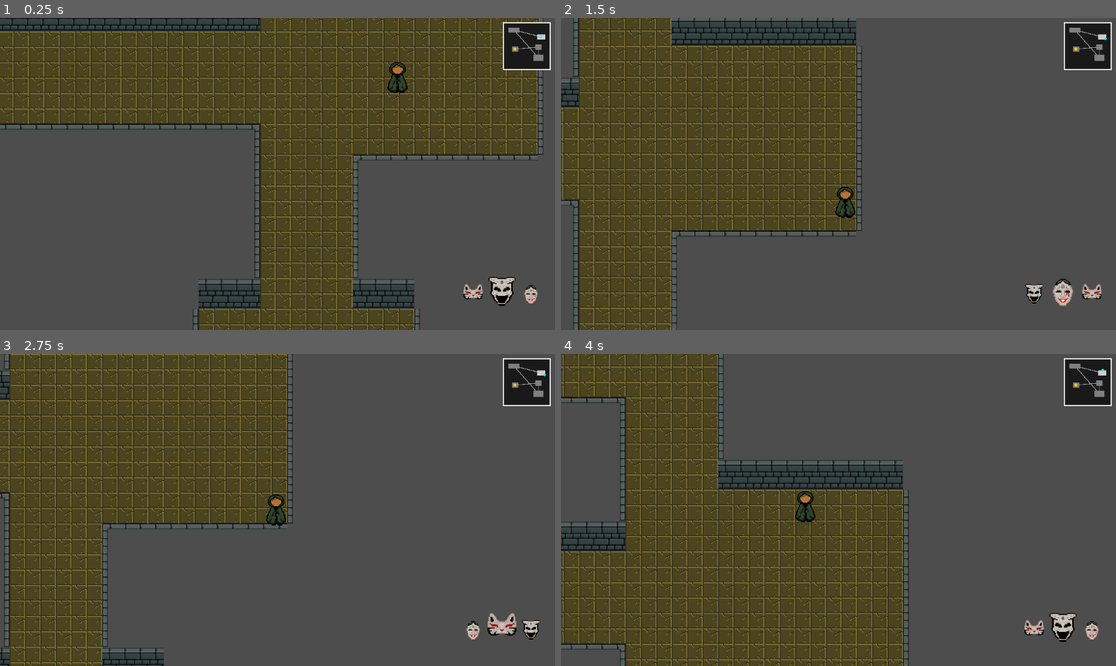
Above: before the commit, frames 1-4 (two rows, left to right).
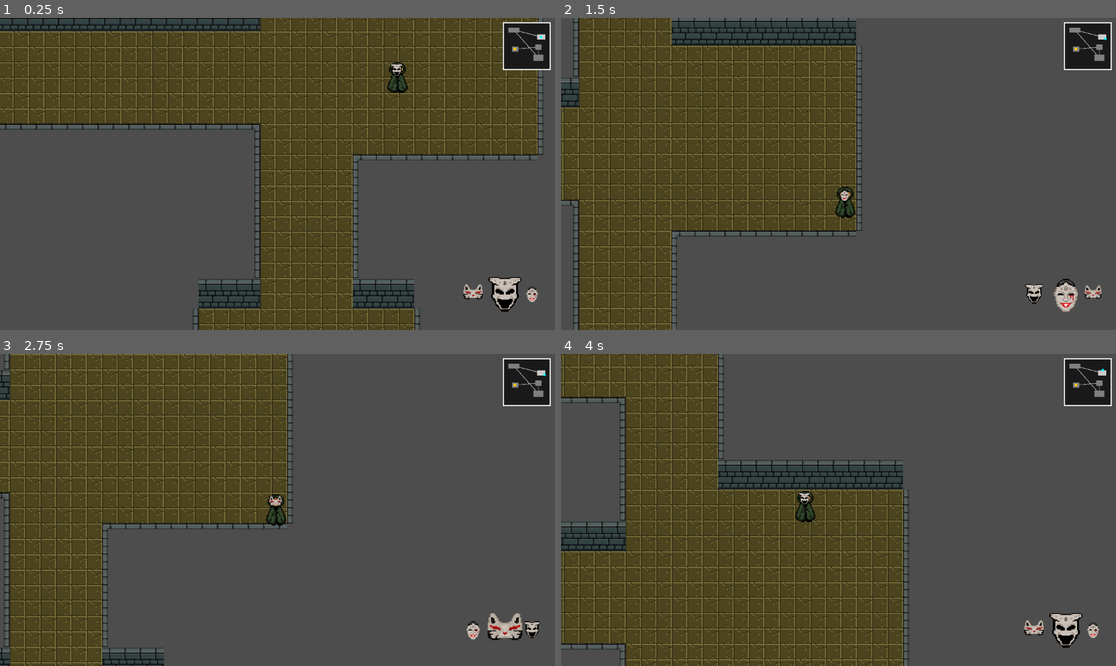
Above: after the commit, the same moments.

Repository: afilipovski/masked-descent
Game: Godot game, scene res://scenes/main.tscn
Same seed, same stepped clock (60 frames per second), same inputs: the game is played once before the commit and once after it.
Inputs:
- Up to frame 1 (0.25 s): no input
- Up to frame 2 (1.5 s): hold D (move_right) 0.53-1.28 s; hold Tab (cycle_mask) 0.53-1.28 s; hold S (move_down) from 1.28 s (still down); tap Shift (sprint) at 1.35 s
- Up to frame 3 (2.75 s): release S (move_down) at 2.03 s; hold D (move_right) from 2.03 s (still down); hold Tab (cycle_mask) from 2.03 s (still down)
- Up to frame 4 (4 s): release D (move_right) at 2.78 s; release Tab (cycle_mask) at 2.78 s; hold W (move_up) 2.78-3.53 s; tap Shift (sprint) at 2.85 s; hold A (move_left) from 3.53 s (still down); hold Tab (cycle_mask) from 3.53 s (still down)

The runs differ from the first frame. In frame 1, 0.5% of the frame differs, in the area x 70-97%, y 14-95%; in frame 2, 0.4%; in frame 3, 0.5%, in the area x 48-98%, y 45-92%; in frame 4, 0.5%.

Commit message:
Scale masks

Diff:
--- a/scenes/main.tscn
+++ b/scenes/main.tscn
@@ -102,7 +102,7 @@
 [node name="Minimap" parent="UI/MarginContainer" unique_id=976864793 instance=ExtResource("1_tefeu")]
 layout_mode = 2
 
-[node name="MaskInventory" parent="UI" instance=ExtResource("2_mask_inv")]
+[node name="MaskInventory" parent="UI" unique_id=1103877401 instance=ExtResource("2_mask_inv")]
 
 [node name="TileMap" type="TileMap" parent="." unique_id=1103315701 groups=["tilemap"]]
 light_mask = 12
@@ -121,6 +121,11 @@
 [node name="Sprite2D" type="Sprite2D" parent="Player" unique_id=1880422211]
 texture = ExtResource("5_04qyp")
 
+[node name="MaskSprite" type="Sprite2D" parent="Player" unique_id=675138313]
+z_index = 1
+position = Vector2(-1.9999998, -8)
+scale = Vector2(0.4, 0.4)
+
 [node name="CollisionShape2D" type="CollisionShape2D" parent="Player" unique_id=1265427240]
 position = Vector2(0, 4)
 shape = SubResource("CircleShape2D_4vge2")
@@ -132,4 +137,5 @@
 
 [node name="BossRoom" parent="." unique_id=261575104 instance=ExtResource("6_tefeu")]
 
+[connection signal="mask_changed" from="UI/MaskInventory" to="Player" method="_on_mask_changed"]
 [connection signal="dungeon_generated" from="TileMap" to="UI/MarginContainer/Minimap" method="update_dungeon_data"]
--- a/scenes/ui/mask_inventory.tscn
+++ b/scenes/ui/mask_inventory.tscn
@@ -29,7 +29,7 @@
 
 [node name="NextMask" type="TextureRect" parent="CarouselContainer"]
 layout_mode = 0
-offset_left = 130.0
+offset_left = 135.0
 offset_top = 25.0
 offset_right = 170.0
 offset_bottom = 65.0
@@ -45,3 +45,4 @@
 offset_bottom = 70.0
 expand_mode = 1
 stretch_mode = 5
+scale = Vector2(1.2, 1.2)
--- a/scripts/character_body_2d.gd
+++ b/scripts/character_body_2d.gd
@@ -10,11 +10,16 @@
 @export var max_health: int = 10
 @export var wall_collision_damage: int = 2
 
+@onready var mask_sprite = $MaskSprite
+
 var health: int
 var fire_timer = 0.0 # Time elapsed since last shot
 
 var knockback_velocity: Vector2 = Vector2.ZERO
 var knockback_friction: float = 800.0
+
+# Mask textures
+var mask_textures = []
 
 signal health_changed(new_health: int)
 signal player_died
@@ -22,6 +27,17 @@
 func _ready() -> void:
 	add_to_group(Groups.PLAYER)
 	reset_position()
+
+	# Load mask textures
+	mask_textures = [
+		load("res://assets/mask_1.png"),
+		load("res://assets/mask_2.png"),
+		load("res://assets/mask_3.png")
+	]
+
+	# Set initial mask
+	if mask_textures.size() > 0:
+		mask_sprite.texture = mask_textures[0]
 
 
 func reset_position() -> void:
@@ -151,3 +167,9 @@
 
 func apply_knockback(force: Vector2):
 	knockback_velocity = force
+
+
+func _on_mask_changed(mask_index: int):
+	if mask_index >= 0 and mask_index < mask_textures.size():
+		mask_sprite.texture = mask_textures[mask_index]
+		print("Player mask changed to: ", mask_index)
Not shown: 1 places in scenes/main.tscn that only renumber resources
